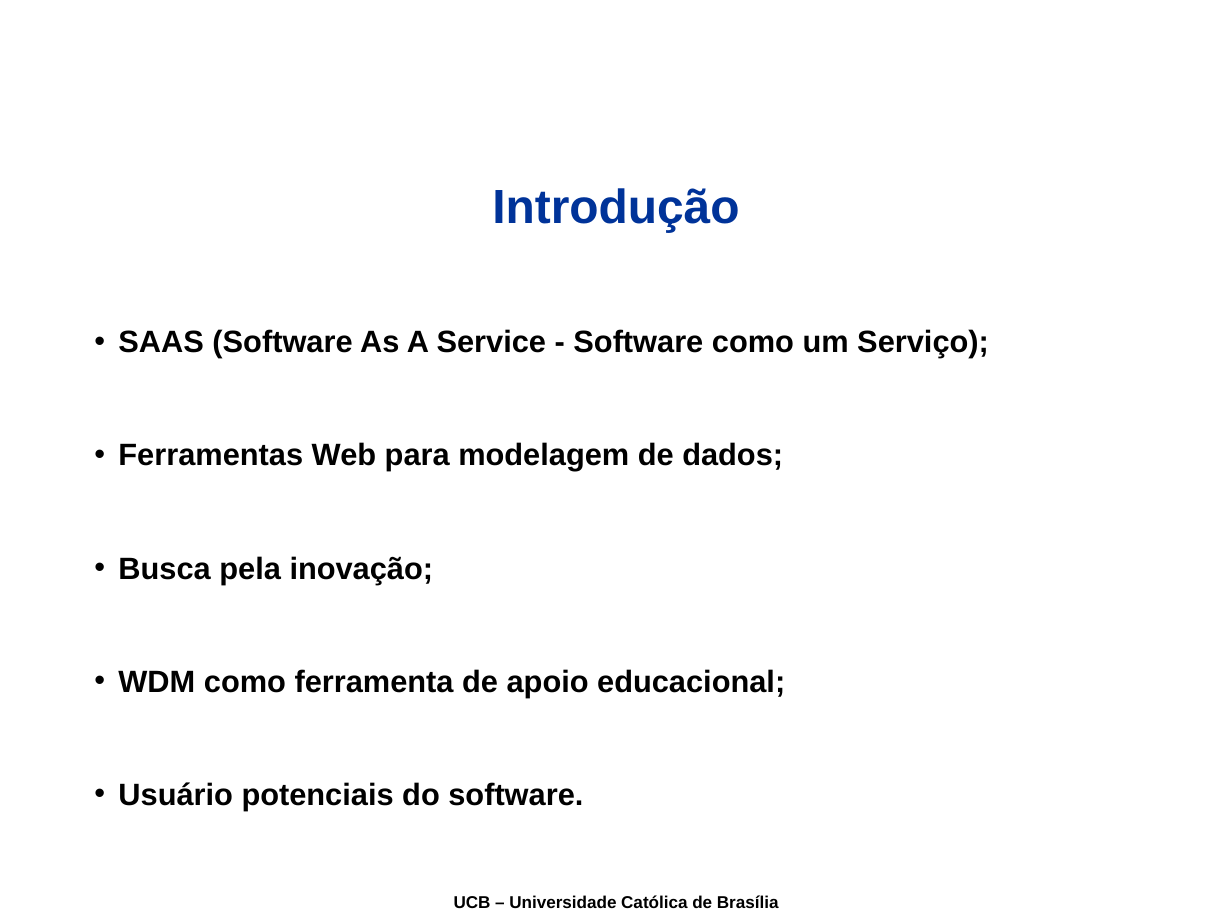
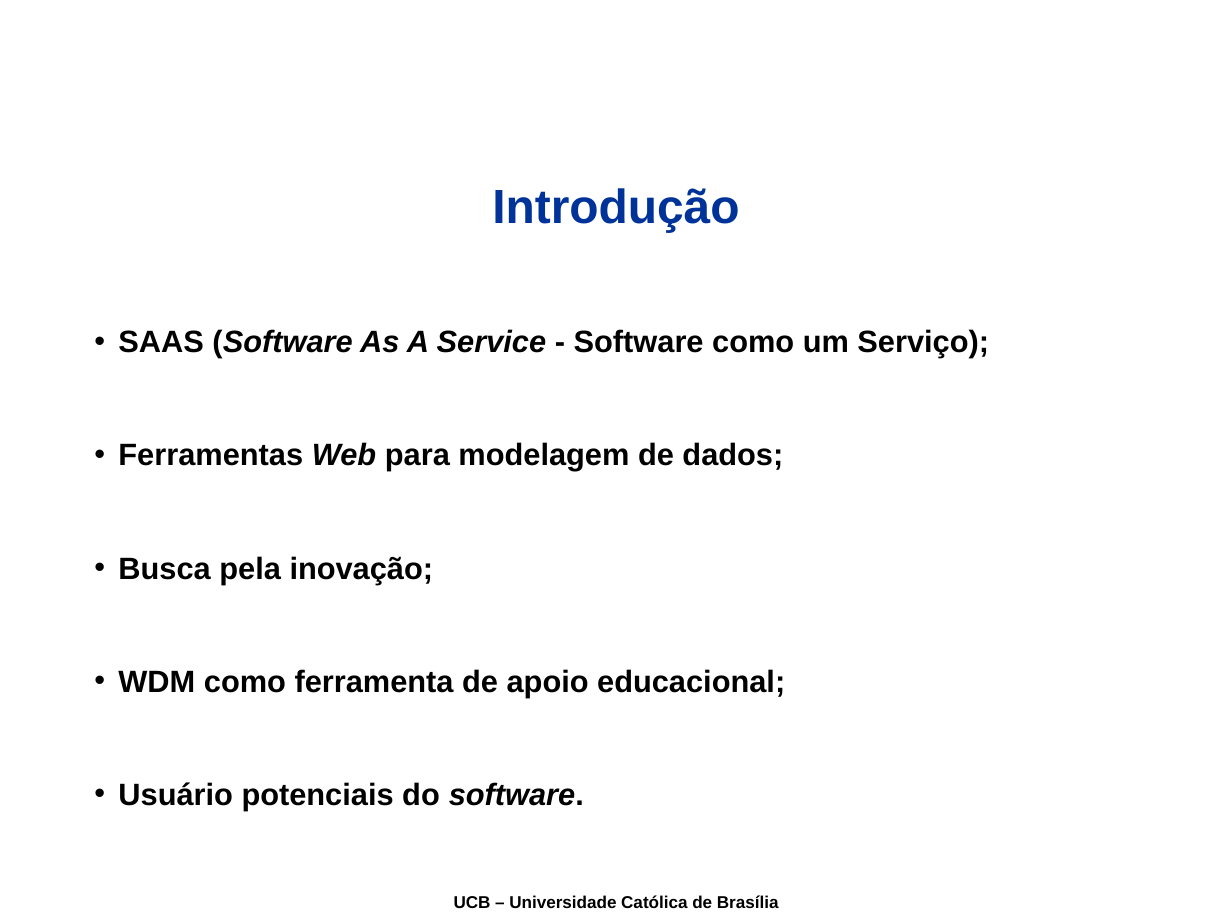
Before and after one commit to joaogabriel/webdatamodeling, a slide deck: slide 3 of docs/08-Apresentacao/Apresentação.ppt. Drawn at 1232x924 pixels with LibreOffice and Linux fonts; fonts in the diff are those of the drawing; background and template pictures are left out. Boxes give left, top, right and bottom in pixels: in the first picture for what was removed or moved away, otherwise in the second. Text is boxed around its words. In the diff, an @@ line names an element or a change of style, - is before the commit and + after.

```diff
--- a/docs/08-Apresentacao/Apresentação.ppt
+++ b/docs/08-Apresentacao/Apresentação.ppt
@@ text at (x1=118, y1=329, x2=989, y2=811): italic on in "(Software As A Service", "Web", "software." @@
```
Also in this commit, not shown: 5 other slides changed, 2 slides added, 2 other files.
